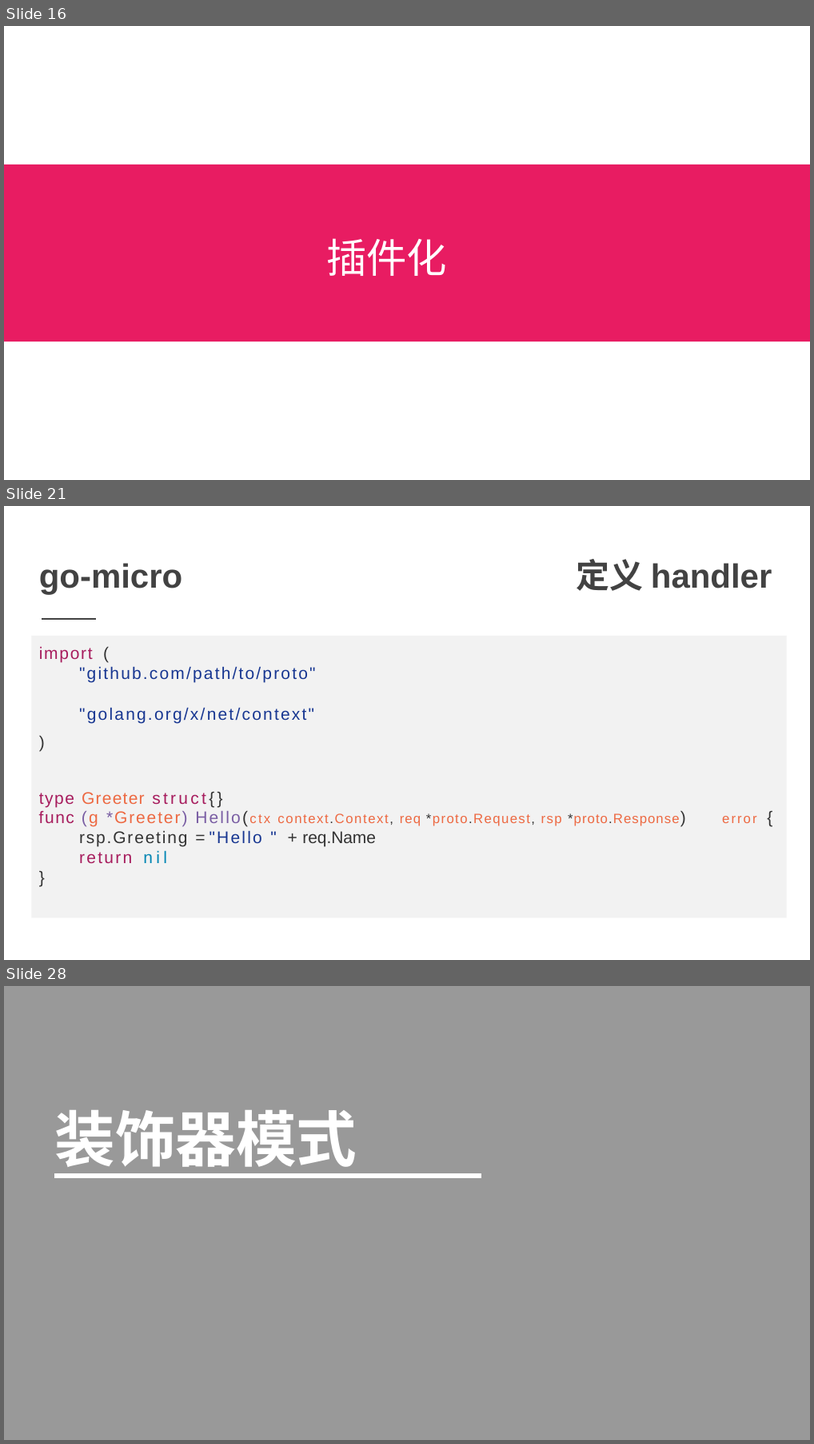
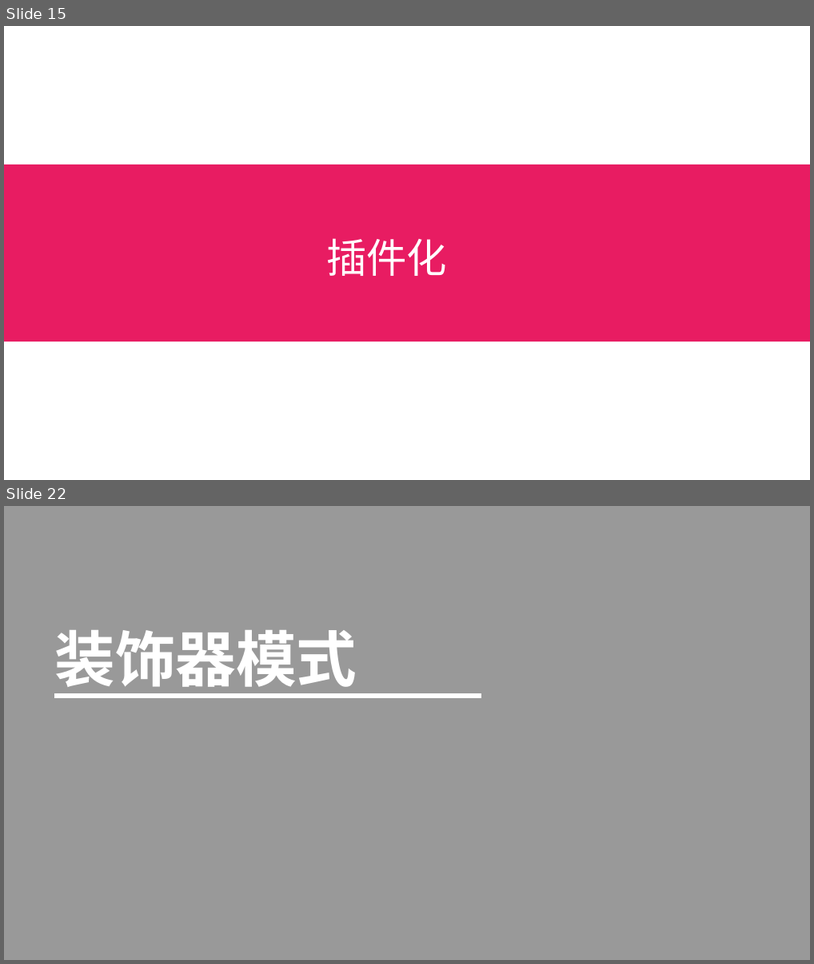
Before and after one commit to printfcoder/stack-rpc-tutorials, a slide deck: others/share/learning-go/【第一期】Go-Micro框架设计.pptx. Shown one above the other, each under a label of ours: slides 16, 21 and 28 before the commit, slides 15 and 22 after it; the slides between them are not shown. The pictures are 814x1444 and 814x964 pixels, drawn with LibreOffice and Linux fonts; fonts in the diff are those of the drawing. Boxes give left, top, right and bottom in pixels: in the first picture for what was removed or moved away, otherwise in the second. Text is boxed around its words. In the diff, an @@ line names an element or a change of style, - is before the commit and + after.

```diff
--- a/others/share/learning-go/【第一期】Go-Micro框架设计.pptx
+++ b/others/share/learning-go/【第一期】Go-Micro框架设计.pptx
@@ slide 21 removed at (4, 506, 810, 960), background #FFFFFF @@
@@ title removed at (39, 563, 182, 594) @@
-go-micro
@@ text removed at (576, 559, 772, 591) @@
-定义 handler
@@ freeform shape removed at (42, 618, 96, 618) @@
@@ freeform shape removed at (31, 636, 787, 918) @@
@@ text removed at (39, 646, 315, 808) @@
-import (
-"github.com/path/to/proto" "golang.org/x/net/context"
-)
-type Greeter struct{}
@@ text removed at (39, 811, 679, 863) @@
-func (g *Greeter) Hello(ctx context.Context, req *proto.Request, rsp *proto.Response) rsp.Greeting = "Hello " + req.Name
-return nil
-}
@@ text removed at (722, 816, 757, 823) @@
-error {
@@ what was slide 16 is now slide 15 @@
@@ what was slide 28 is now slide 22 @@
```
Also in this commit, not shown: 6 slides changed, 3 slides added, 8 other slides removed.
